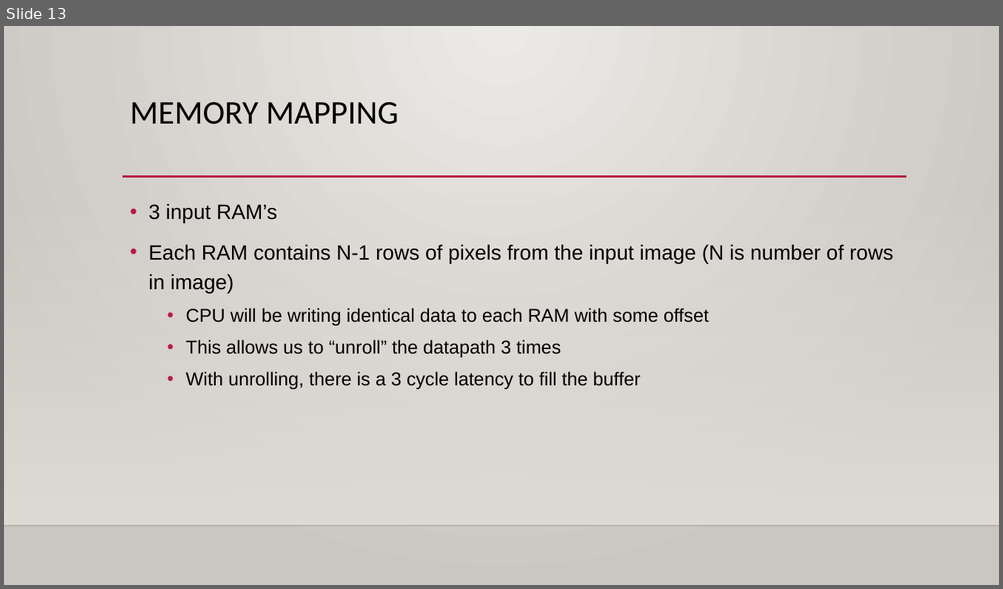
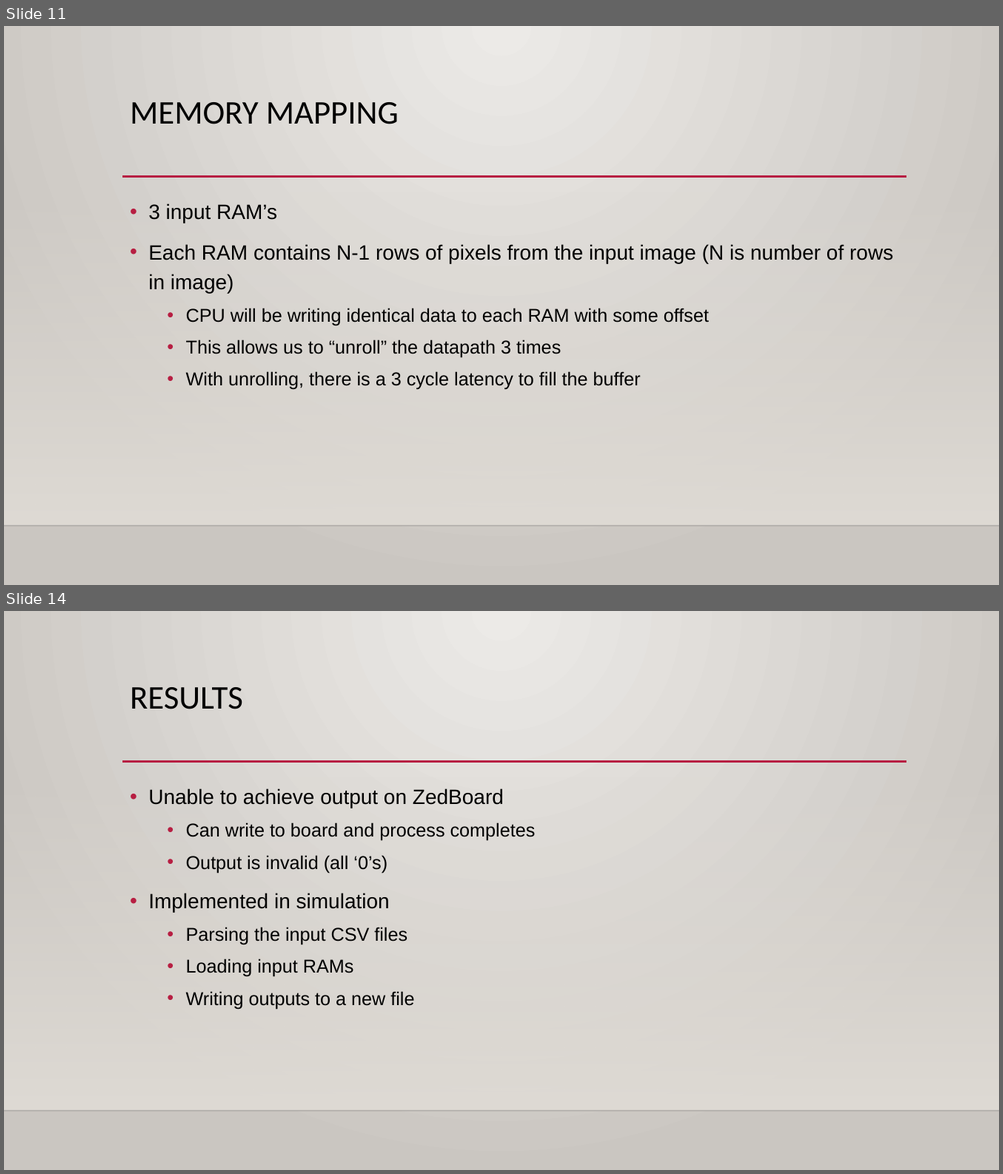
Before and after one commit to Maximus32/Reconfig-Canny, a slide deck: Deliverables/Canny edge detection – fpga speedup.pptx. Shown one above the other, each under a label of ours: slide 13 before the commit, slides 11 and 14 after it; the slides between them are not shown. The pictures are 1003x589 and 1003x1174 pixels, drawn with LibreOffice and Linux fonts; fonts in the diff are those of the drawing; background and template pictures are left out. Boxes give left, top, right and bottom in pixels: in the first picture for what was removed or moved away, otherwise in the second. Text is boxed around its words. In the diff, an @@ line names an element or a change of style, - is before the commit and + after.

```diff
--- a/Deliverables/Canny edge detection – fpga speedup.pptx
+++ b/Deliverables/Canny edge detection – fpga speedup.pptx
@@ slide 14 added at (4,611,999,1170), background gradient #ECEAE7 to #CAC7C1; not listed: 3 template elements that a slide beside it also shows @@
@@ title added at (130,687,243,709), 32 pt, text #000000 @@
+RESULTS
@@ text added at (148,789,535,1009), 18 pt, text #000000 @@
+• Unable to achieve output on ZedBoard
+  • Can write to board and process completes
+  • Output is invalid (all ‘0’s)
+• Implemented in simulation
+  • Parsing the input CSV files
+  • Loading input RAMs
+  • Writing outputs to a new file
@@ what was slide 13 is now slide 11 @@
```
Also in this commit, not shown: 6 slides changed, 4 other slides added, 6 slides removed.
